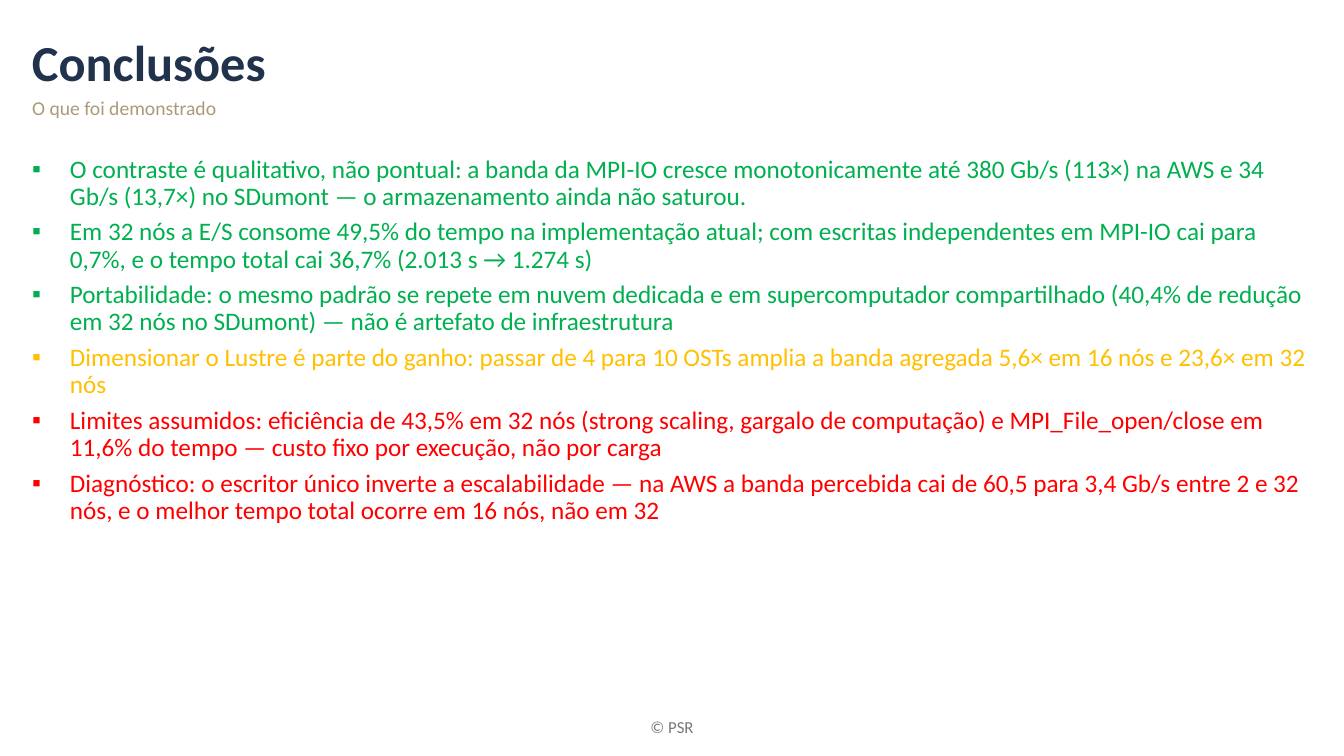
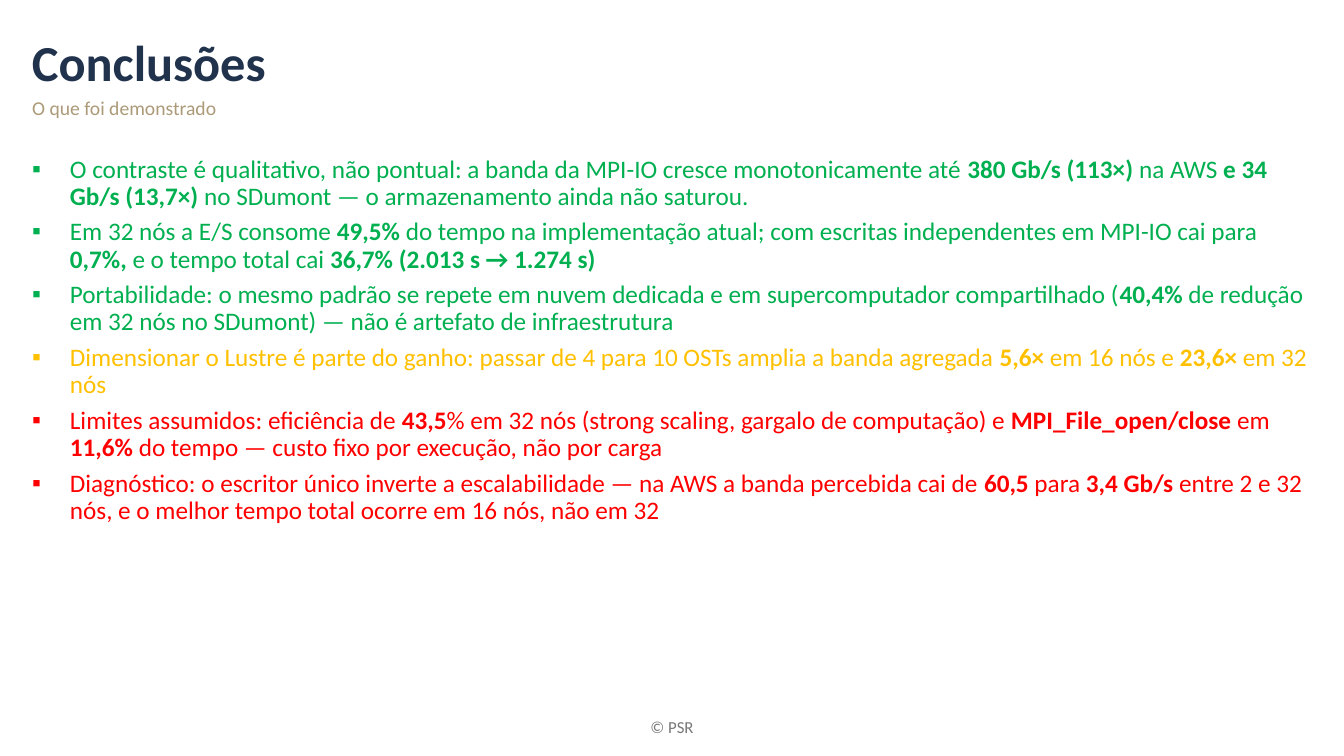
Before and after one commit to mbrcruz/SDDP-MPIO-Latex, a slide deck: slide 23 of Apresentacao/Apresentacao_MPIO.pptx. Drawn at 1344x756 pixels with LibreOffice and Linux fonts; fonts in the diff are those of the drawing; background and template pictures are left out. Boxes give left, top, right and bottom in pixels: in the first picture for what was removed or moved away, otherwise in the second. Text is boxed around its words. In the diff, an @@ line names an element or a change of style, - is before the commit and + after.

```diff
--- a/Apresentacao/Apresentacao_MPIO.pptx
+++ b/Apresentacao/Apresentacao_MPIO.pptx
@@ text "O contraste é qualitativo, não ..." at <box>70,159,1307,523</box>: bold on in "380 Gb/s (113×) e 34 Gb/s (13,7×)", "49,5% 0,7%, 36,7% (2.013 s → 1.274 ...", "(40,4%", "5,6× 23,6×" and 2 more places @@
```
Also in this commit, not shown: 1 other slide changed.
